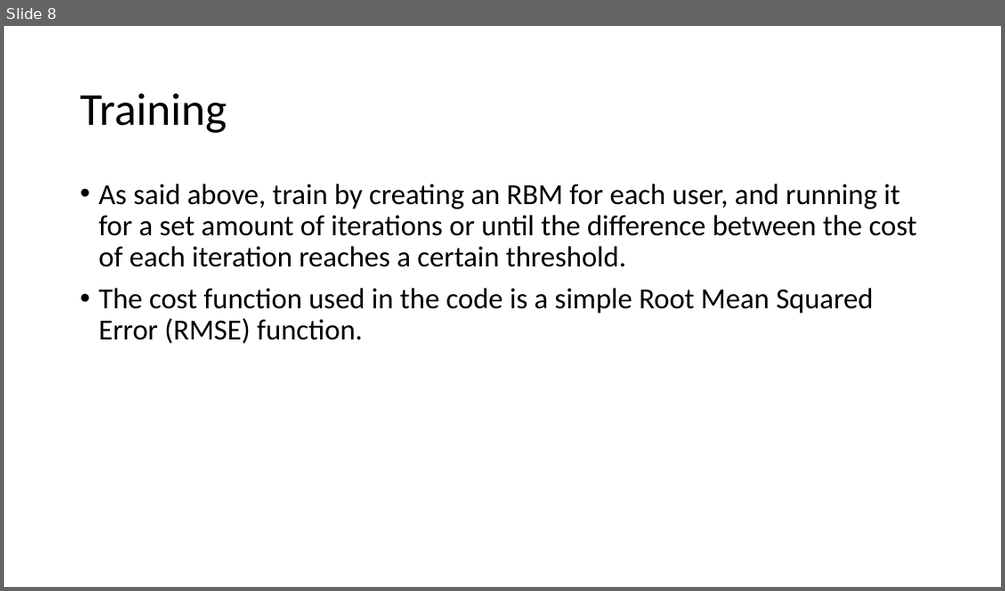
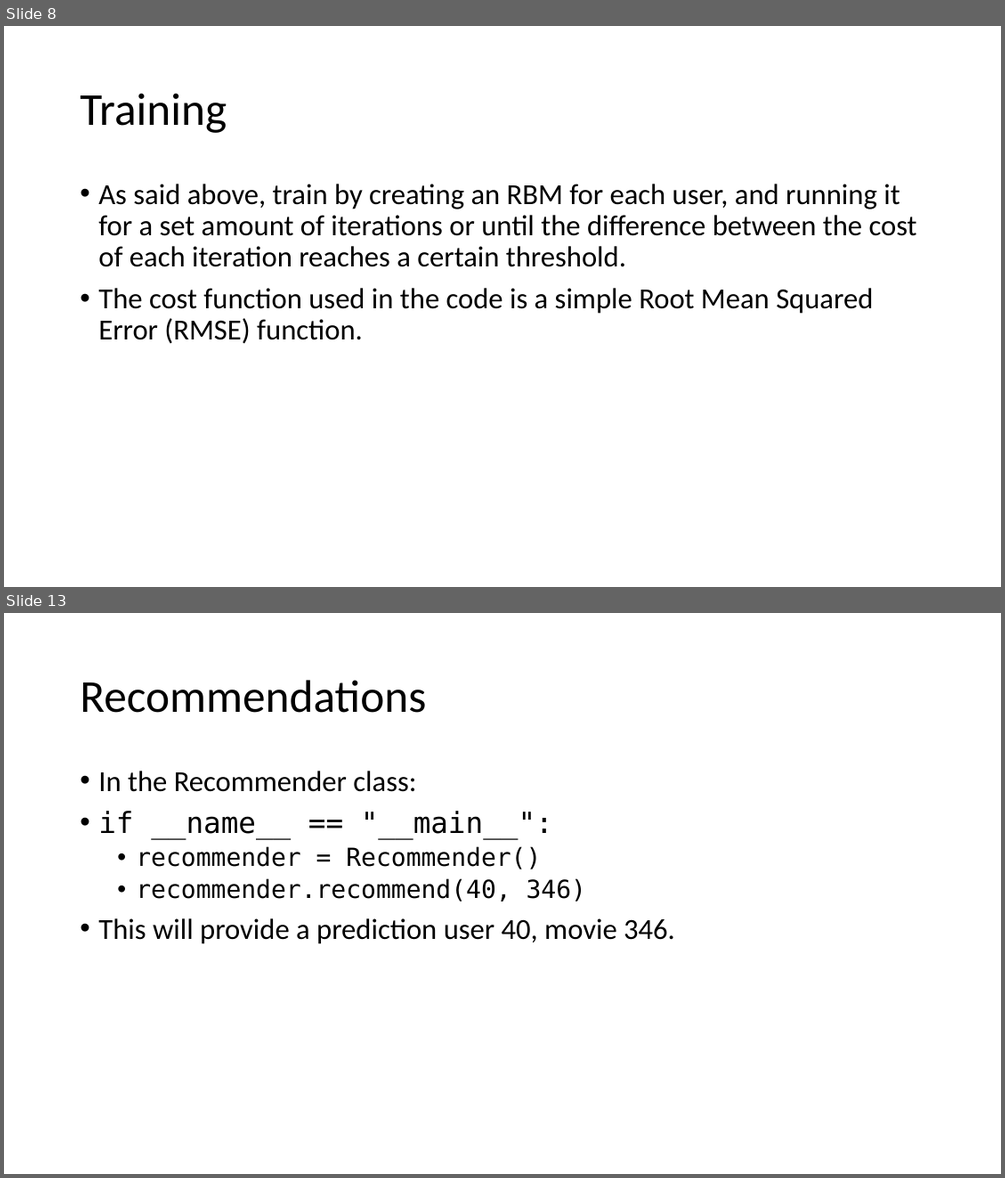
Before and after one commit to julianClayton/Recommender-RBM, a slide deck: rbm_cf.pptx. Shown one above the other, each under a label of ours: slide 8 before the commit, slides 8 and 13 after it; the slides between them are not shown. The pictures are 1005x591 and 1005x1178 pixels, drawn with LibreOffice and Linux fonts; fonts in the diff are those of the drawing. Boxes give left, top, right and bottom in pixels: in the first picture for what was removed or moved away, otherwise in the second. Text is boxed around its words. In the diff, an @@ line names an element or a change of style, - is before the commit and + after.

```diff
--- a/rbm_cf.pptx
+++ b/rbm_cf.pptx
@@ slide 13 added at (4, 613, 1001, 1174), background #FFFFFF @@
@@ title added at (80, 680, 426, 713), 44 pt, text #000000 @@
+Recommendations
@@ text added at (98, 771, 675, 944), 28 pt, text #000000 @@
+• In the Recommender class:
+• if __name__ == "__main__":
+  • recommender = Recommender()
+  • recommender.recommend(40, 346)
+• This will provide a prediction user 40, movie 346.
```
Also in this commit, not shown: 1 slide changed, 4 other slides added.
